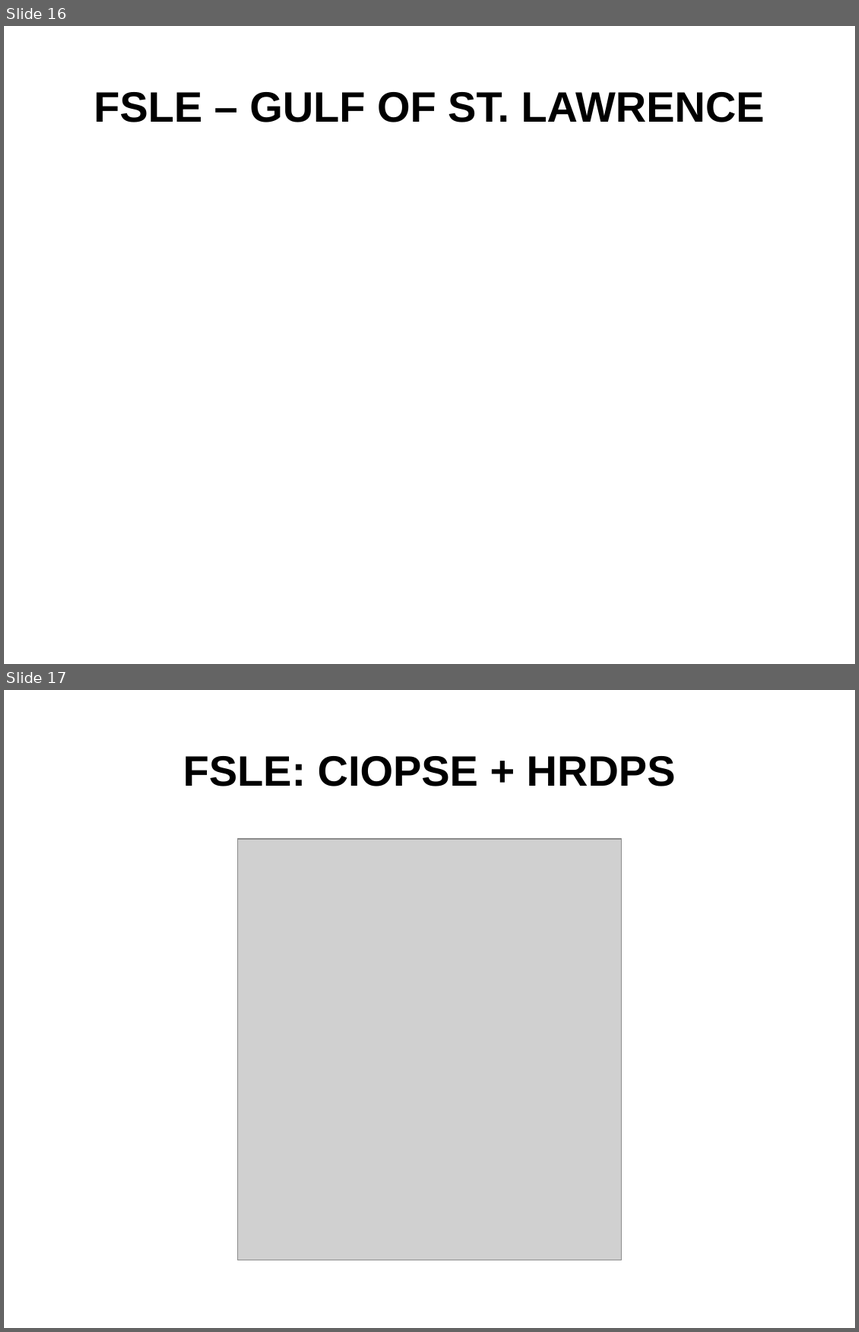
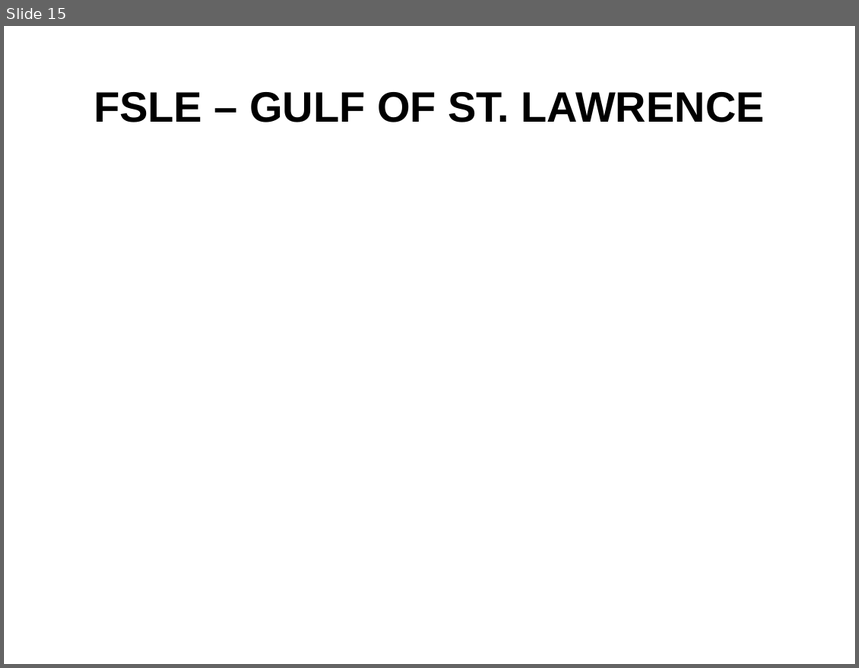
Before and after one commit to nsoontie/velocity-error, a slide deck: presentations/MOI-CONCEPTS-2021/Soontiens_Sutherland_drift_DFO-MOI.pptx. Shown one above the other, each under a label of ours: slides 16 and 17 before the commit, slide 15 after it. The pictures are 859x1332 and 859x668 pixels, drawn with LibreOffice and Linux fonts; fonts in the diff are those of the drawing; grey boxes stand for pictures; background and template pictures are left out. Boxes give left, top, right and bottom in pixels: in the first picture for what was removed or moved away, otherwise in the second. Text is boxed around its words. In the diff, an @@ line names an element or a change of style, - is before the commit and + after.

```diff
--- a/presentations/MOI-CONCEPTS-2021/Soontiens_Sutherland_drift_DFO-MOI.pptx
+++ b/presentations/MOI-CONCEPTS-2021/Soontiens_Sutherland_drift_DFO-MOI.pptx
@@ slide 17 removed at <box>4,690,855,1328</box>, background picture (left out) @@
@@ title removed at <box>183,756,676,787</box> @@
-FSLE: CIOPSE + HRDPS
@@ picture removed at <box>238,839,621,1260</box> @@
@@ what was slide 16 is now slide 15 @@
```
Also in this commit, not shown: 6 slides changed, 2 slides added, 3 other slides removed.
